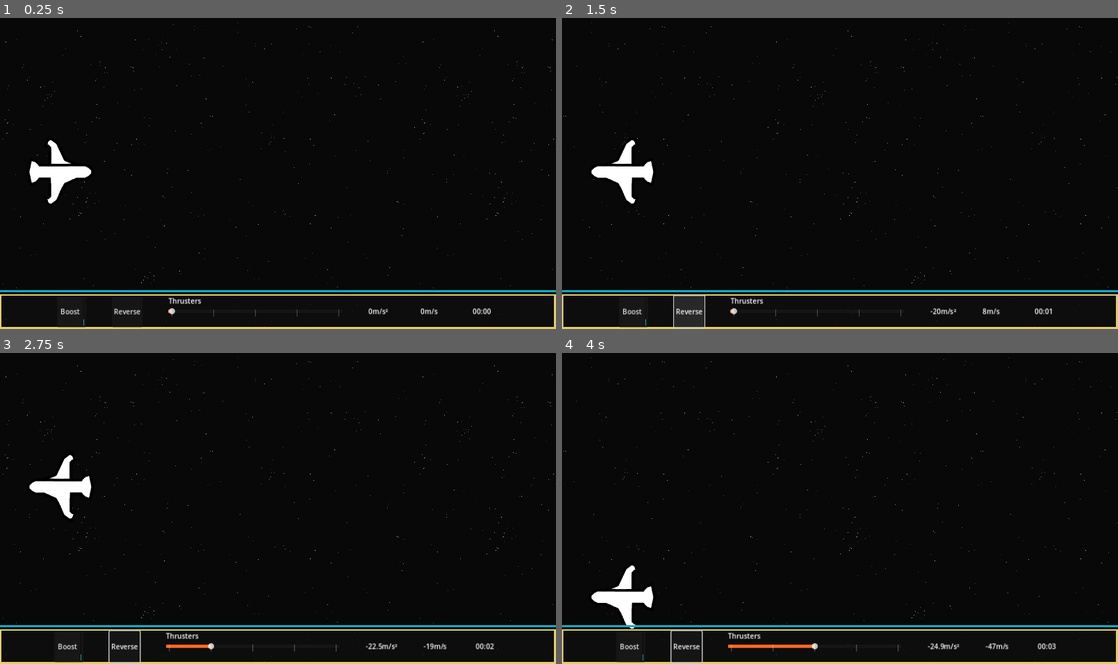
Above: before the commit, frames 1-4 (two rows, left to right).
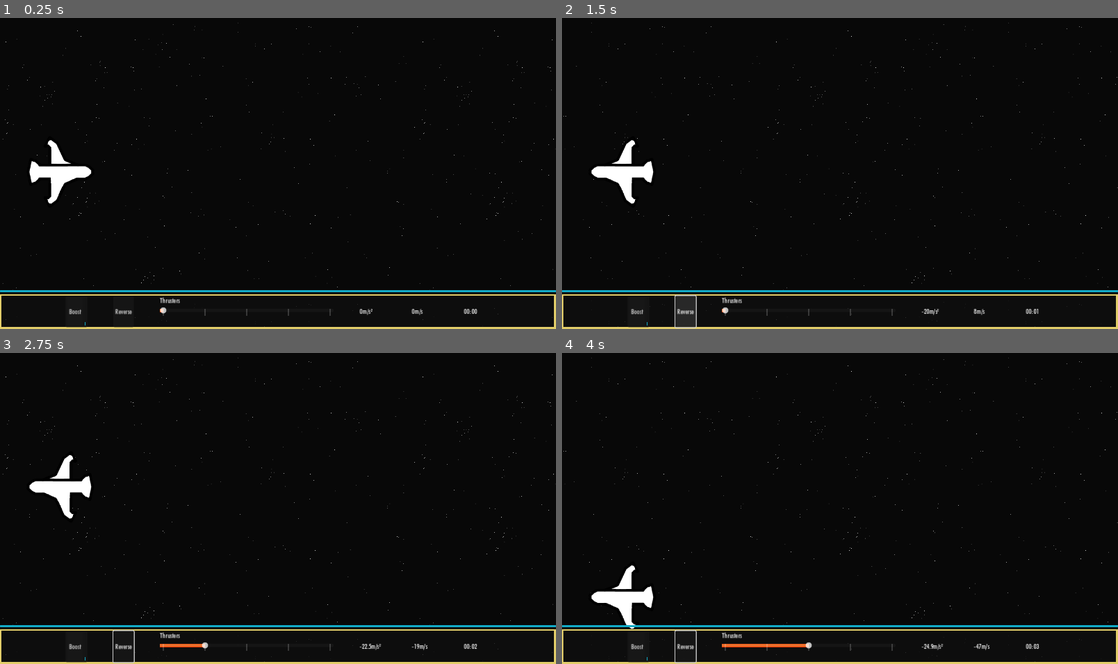
Above: after the commit, the same moments.

Repository: Harmoen/Never-Stop
Game: Godot game, scene res://source/main/main.tscn
Two runs of this game, one before a commit and one after it. Both use one fixed random seed, a clock stepped at 60 frames per second and the inputs below.
Inputs (mouse positions are in pixels of both pictures, inside the frame that each line leads up to):
- Up to frame 1 (0.25 s): no input
- Up to frame 2 (1.5 s): click "Boost" at 0.5 s; click "Reverse" at 1.25 s
- Up to frame 3 (2.75 s): move the mouse to (400, 492) at 2.02 s; press the mouse at (400, 492) at 2.03 s; hold D (throttle_up) from 2.03 s (still down)
- Up to frame 4 (4 s): move the mouse to (728, 524) at 2.77 s; release D (throttle_up) at 2.78 s; release the mouse at (728, 524) at 2.78 s; hold S (down) 2.78-3.53 s; click (728, 524) at 2.85 s; move the mouse to (895, 440) at 3.52 s; press the mouse at (895, 440) at 3.53 s; hold D (throttle_up) from 3.53 s (still down)

The runs differ from the first frame. In frame 1, 0.5% of the frame differs, in the area x 10-89%, y 89-100%; in frame 2, 0.7%; in frame 3, 0.7%; in frame 4, 0.8%, in the area x 9-89%, y 89-100%.

Commit message:
Added Font

Diff:
--- a/project.godot
+++ b/project.godot
@@ -47,6 +47,7 @@
 [gui]
 
 theme/custom="res://source/global/global_theme.tres"
+theme/custom_font="res://assets/fonts/futura medium condensed bt.ttf"
 
 [input]
 
--- a/source/ui/control_panel.gd
+++ b/source/ui/control_panel.gd
@@ -1,6 +1,7 @@
 class_name ControlPanel
 extends CanvasLayer
 
+#region variables
 enum UNITS {MILES_PER_HOUR, MILES_PER_SECOND,
 			KILOMETERS_PER_HOUR,KILOMETERS_PER_SECOND,
 			METERS_PER_HOUR, METERS_PER_SECOND,
@@ -29,10 +30,13 @@
 	set(new_value):
 		reversed = new_value
 		Game.ship_reversed.emit(reversed)
-#region Boost
+# Boost Variable
+var max_boost_fuel : float = 100
+var current_boost_fuel : float = 10
 var max_boost_speed : float = 20
 var current_boost_speed : float = 0
 var boost_duration : float = 4
+var is_boosting : bool = false
 #endregion
 
 
@@ -56,12 +60,18 @@
 	speed_label.text = str(floorf(Game.speed), "m/s")
 	set_time_label()
 
+	update_boost_fuel_meter()
+
 
 func _on_reverse_bttn_pressed() -> void:
 	reversed = !reversed
 
 
+#region Boosting
 func _on_boost_bttn_pressed() -> void:
+	if is_boosting:
+		return
+	is_boosting = true
 	boost_timer.wait_time = boost_duration
 	boost_timer.start()
 	var tween = create_tween()
@@ -69,8 +79,14 @@
 
 
 func _on_boost_timer_timeout() -> void:
+	is_boosting = false
 	var tween = create_tween()
 	tween.tween_property(self,"current_boost_speed", 0, 0.3)
+
+
+func update_boost_fuel_meter() -> void:
+	boost_fuel_meter.value = current_boost_fuel / max_boost_fuel
+#endregion
 
 
 func _on_throttle_value_changed(new_value : float) -> void:
Binary file added: assets/fonts/futura medium condensed bt.ttf
Not shown, added: assets/fonts/futura medium condensed bt.ttf.import
